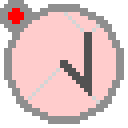
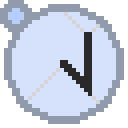
Revision of a layered 128×128 image; what changed, layer by layer:
painted on "Layer 3" over [8, 8, 24, 24]
painted on "Layer 4" over [60, 32, 92, 96]
"Layer 2": opacity 20% → 55%, painted on it over [8, 8, 116, 116]
painted on "Layer 1" over [0, 0, 124, 124]
